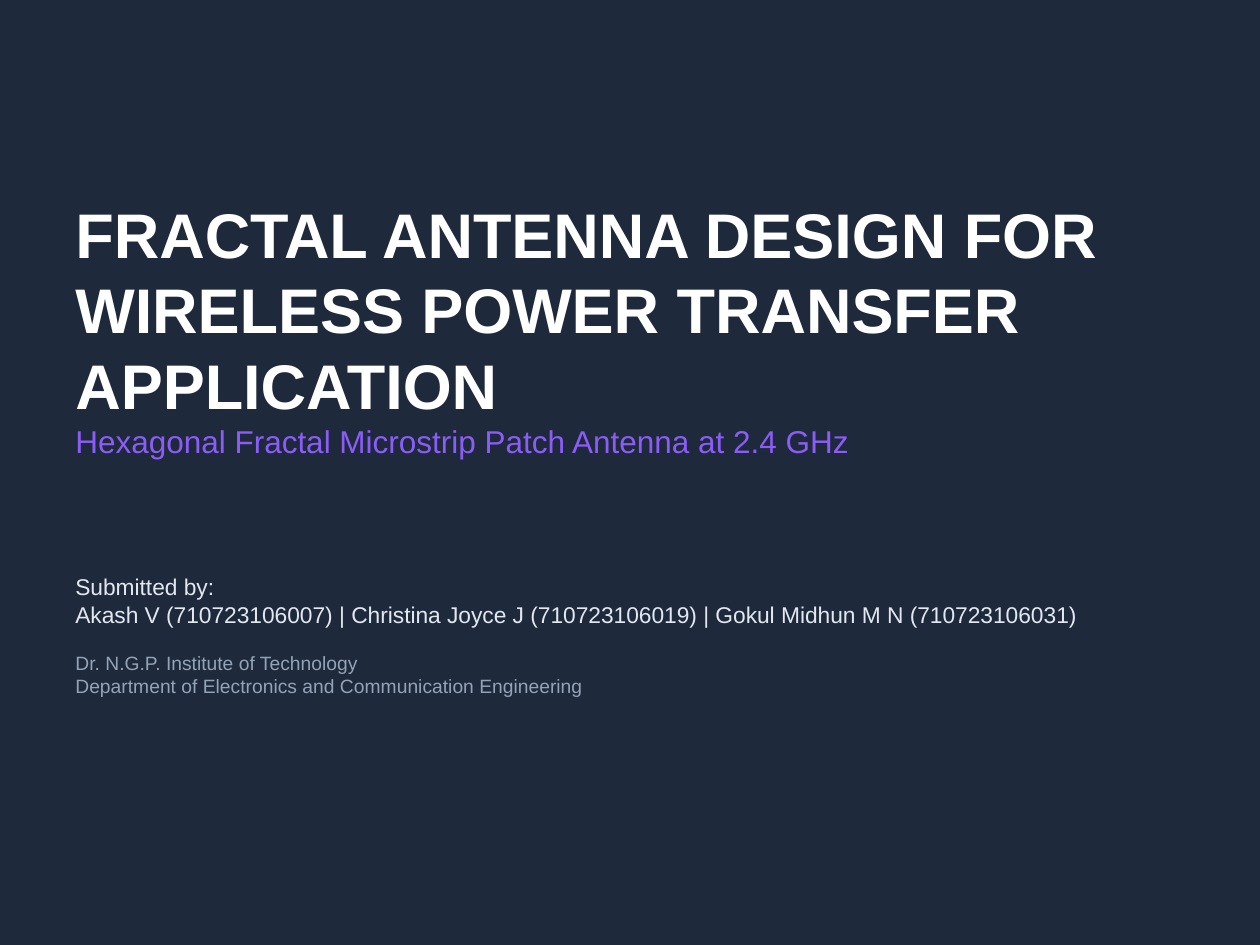
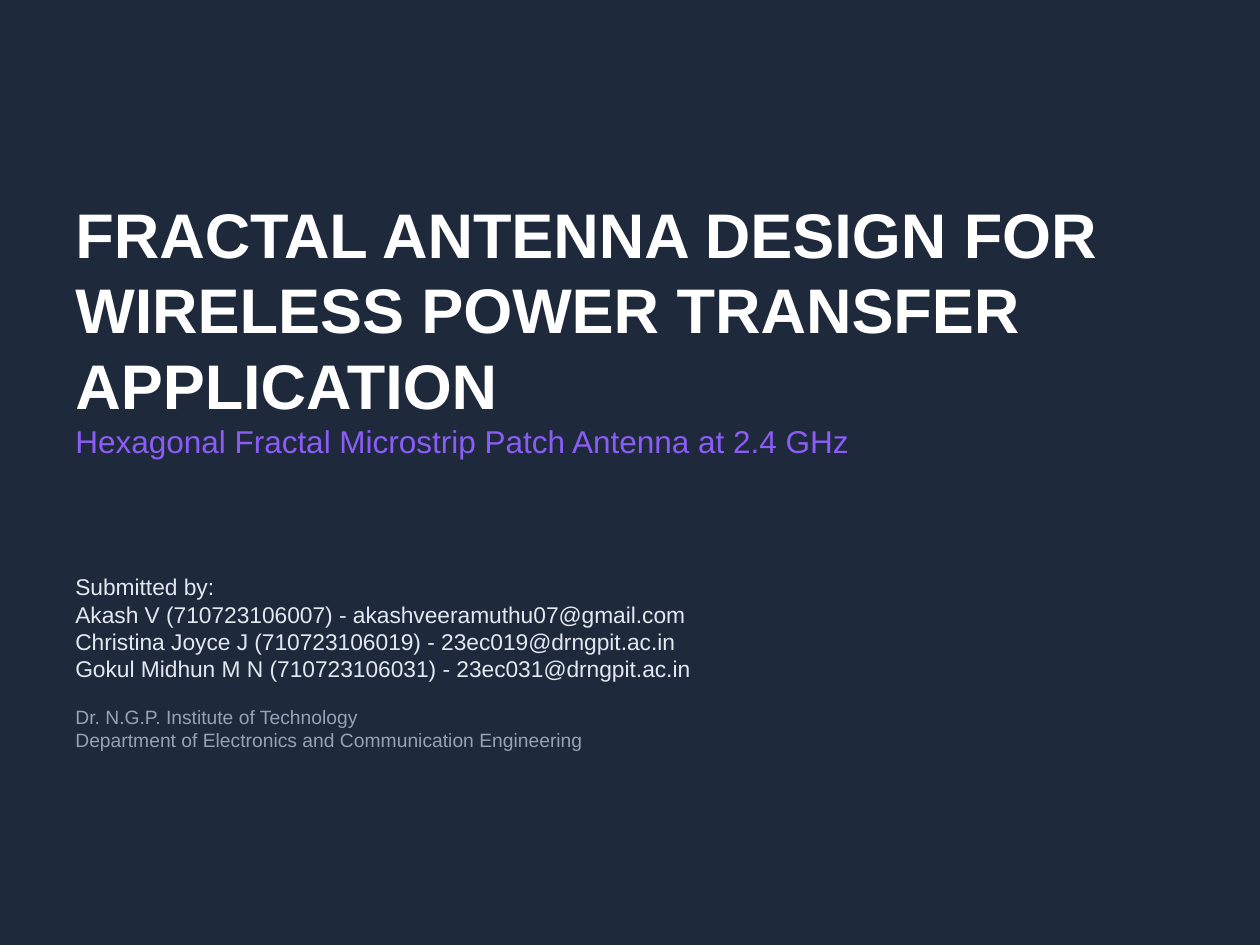
Before and after one commit to AKASHAGAR-07/Fractal-Antenna-Design-for-Wireless-Power-Transfer-Application, a slide deck: slide 1 of DOCUMENTS/Presentation.pptx. Drawn at 1260x945 pixels with LibreOffice and Linux fonts; fonts in the diff are those of the drawing. Boxes give left, top, right and bottom in pixels: in the first picture for what was removed or moved away, otherwise in the second. Text is boxed around its words. In the diff, an @@ line names an element or a change of style, - is before the commit and + after.

Commit message:
docs: Add email addresses for collaborators in README, slides, and abstract

```diff
--- a/DOCUMENTS/Presentation.pptx
+++ b/DOCUMENTS/Presentation.pptx
@@ text at [75, 578, 690, 682]: text changed @@
-Submitted by:
-Akash V (710723106007) | Christina Joyce J (710723106019) | Gokul Midhun M N (710723106031)
+Submitted by:
+Akash V (710723106007) - akashveeramuthu07@gmail.com
+Christina Joyce J (710723106019) - 23ec019@drngpit.ac.in
+Gokul Midhun M N (710723106031) - 23ec031@drngpit.ac.in
```
Also in this commit, not shown: 2 other files.
